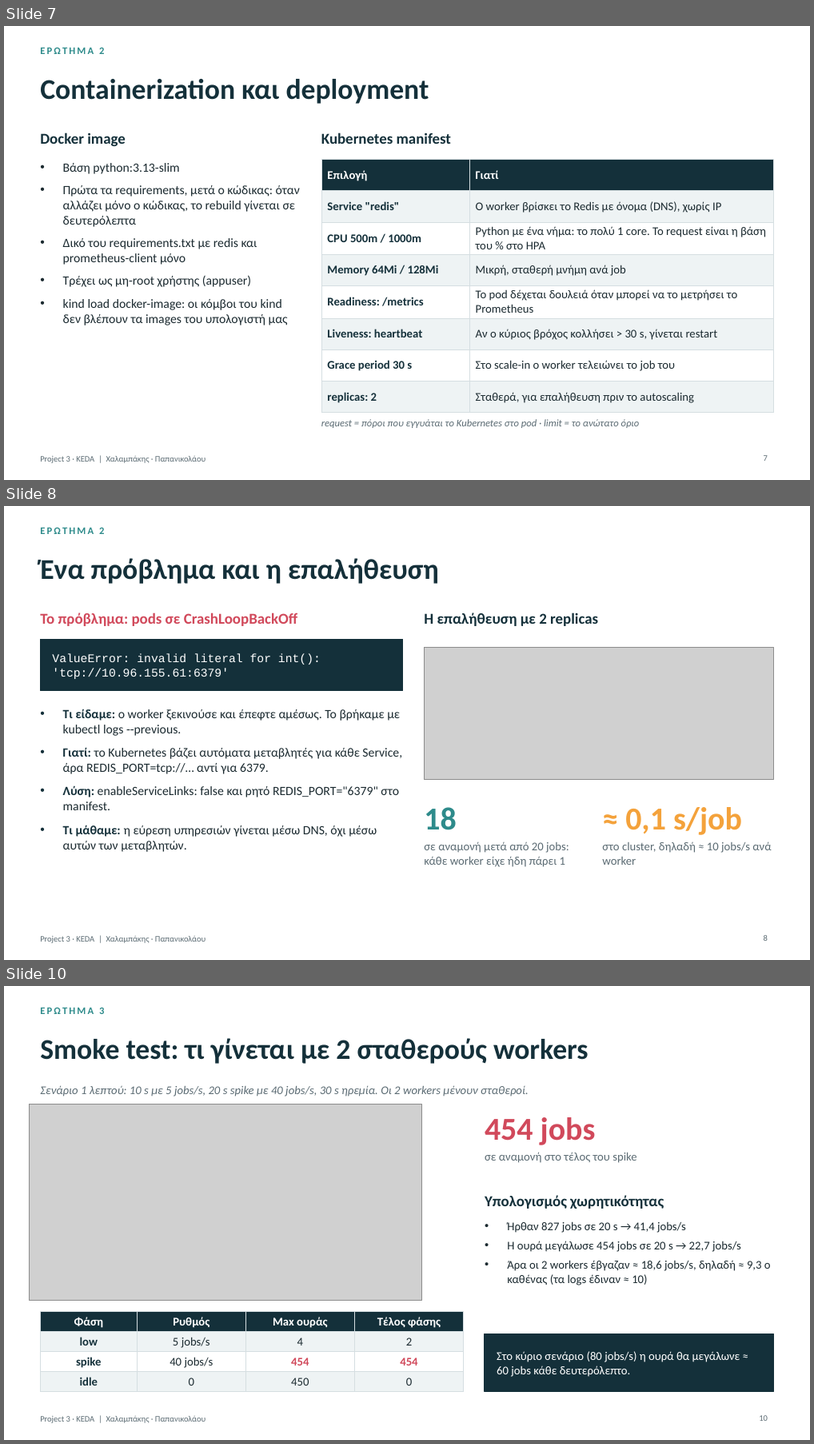
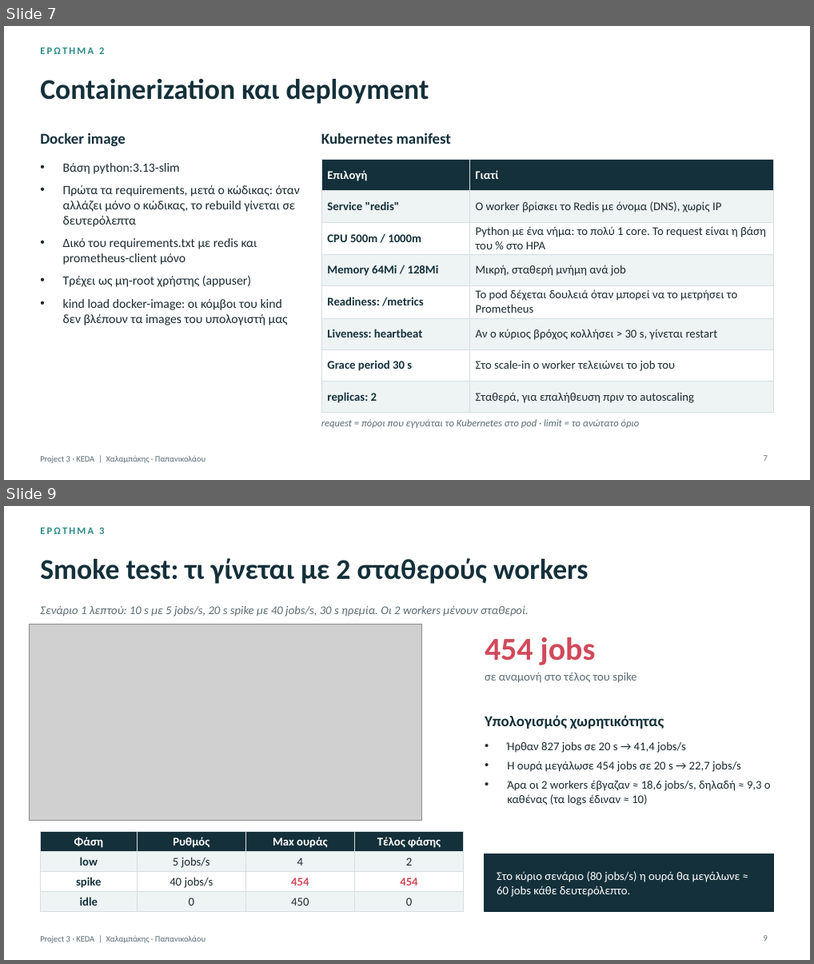
Before and after one commit to Lioyntar/keda-project, a slide deck: KEDA_Project3.pptx. Shown one above the other, each under a label of ours: slides 7, 8 and 10 before the commit, slides 7 and 9 after it; the slides between them are not shown. The pictures are 814x1444 and 814x964 pixels, drawn with LibreOffice and Linux fonts; fonts in the diff are those of the drawing; grey boxes stand for pictures. Boxes give left, top, right and bottom in pixels: in the first picture for what was removed or moved away, otherwise in the second. Text is boxed around its words. In the diff, an @@ line names an element or a change of style, - is before the commit and + after.

```diff
--- a/KEDA_Project3.pptx
+++ b/KEDA_Project3.pptx
@@ slide 8 removed at bbox=[4, 506, 810, 960], background #FFFFFF; not listed: 1 template element that a slide beside it also shows @@
@@ text removed at bbox=[40, 527, 104, 534] @@
-ΕΡΩΤΗΜΑ 2
@@ title removed at bbox=[40, 558, 439, 584] @@
-Ένα πρόβλημα και η επαλήθευση
@@ text removed at bbox=[40, 612, 298, 626] @@
-Το πρόβλημα: pods σε CrashLoopBackOff
@@ text removed at bbox=[424, 612, 598, 626] @@
-Η επαλήθευση με 2 replicas
@@ rectangle removed at bbox=[40, 639, 403, 691] @@
@@ picture removed at bbox=[425, 647, 774, 780] @@
@@ text removed at bbox=[52, 653, 321, 679] @@
-ValueError: invalid literal for int():
-'tcp://10.96.155.61:6379'
@@ text removed at bbox=[63, 708, 402, 852] @@
-• Τι είδαμε: ο worker ξεκινούσε και έπεφτε αμέσως. Το βρήκαμε με kubectl logs --previous.
-• Γιατί: το Kubernetes βάζει αυτόματα μεταβλητές για κάθε Service, άρα REDIS_PORT=tcp://… αντί για 6379.
-• Λύση: enableServiceLinks: false και ρητό REDIS_PORT="6379" στο manifest.
-• Τι μάθαμε: η εύρεση υπηρεσιών γίνεται μέσω DNS, όχι μέσω αυτών των μεταβλητών.
@@ text removed at bbox=[424, 807, 456, 830] @@
-18
@@ text removed at bbox=[626, 807, 742, 835] @@
-≈ 0,1 s/job
@@ text removed at bbox=[424, 841, 570, 867] @@
-σε αναμονή μετά από 20 jobs: κάθε worker είχε ήδη πάρει 1
@@ text removed at bbox=[602, 841, 771, 864] @@
-στο cluster, δηλαδή ≈ 10 jobs/s ανά worker
@@ page number removed at bbox=[764, 935, 768, 940] @@
-8
@@ what was slide 10 is now slide 9 @@
@@ page number at bbox=[764, 935, 768, 940]: text changed @@
-10
+9
```
Also in this commit, not shown: 1 slide changed.
